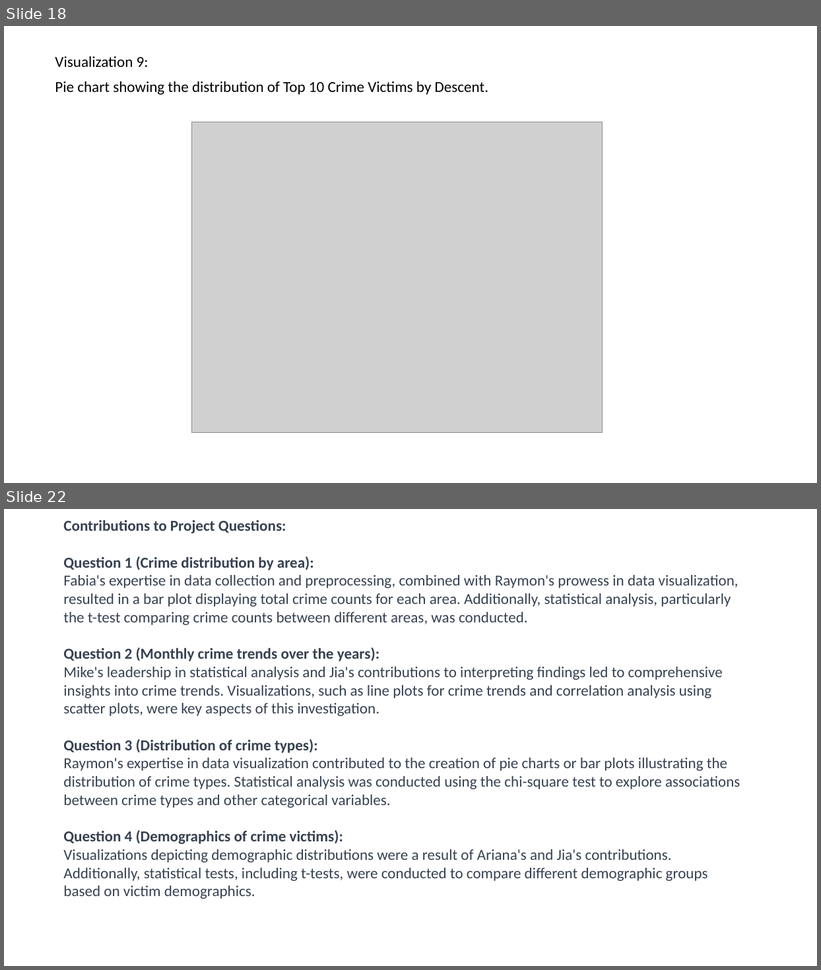
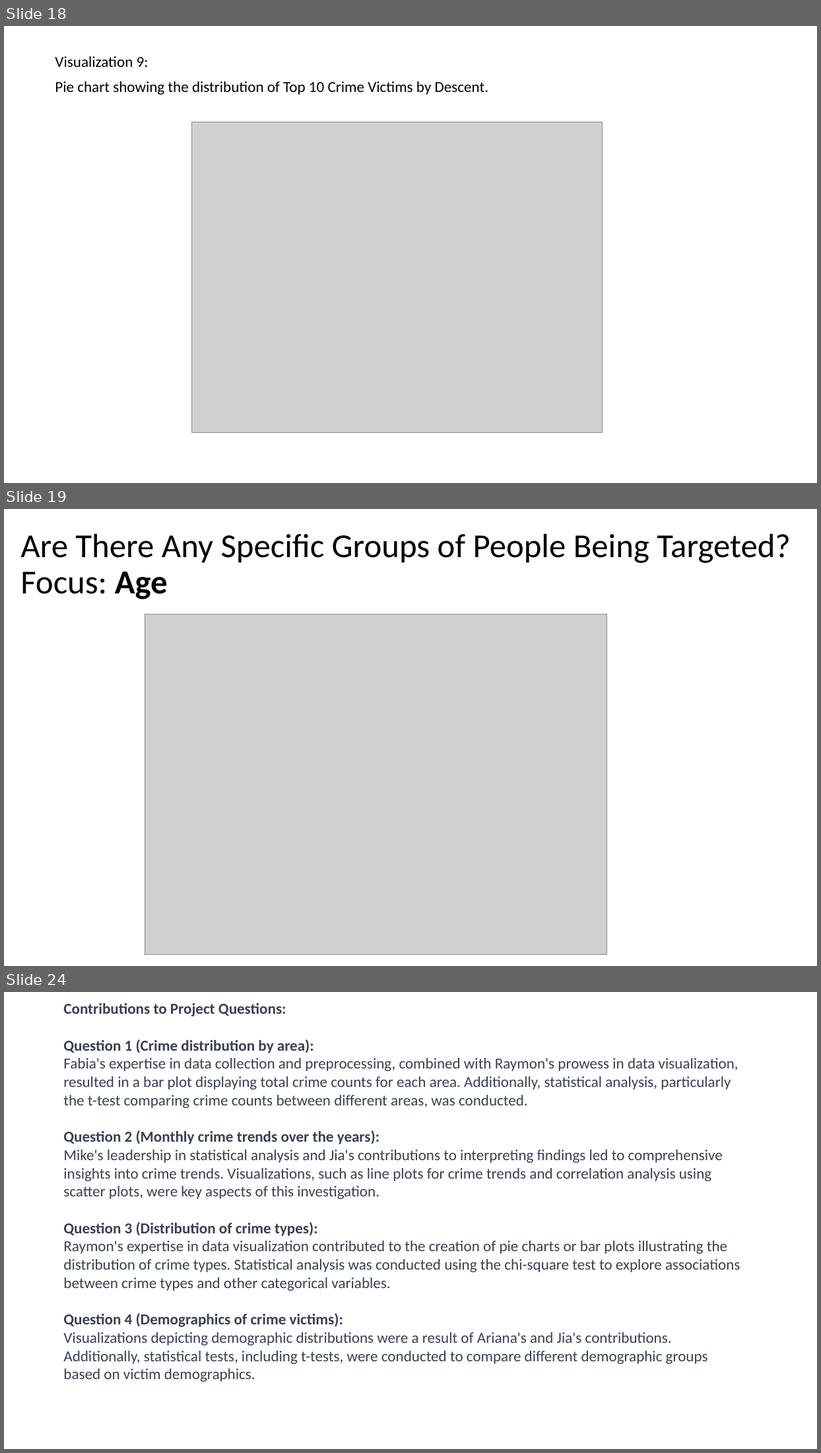
Before and after one commit to qazifabiahoq/Project_Crime_in_La_2020-Dec2023, a slide deck: Final Presentation.pptx. Shown one above the other, each under a label of ours: slides 18 and 22 before the commit, slides 18, 19 and 24 after it; the slides between them are not shown. The pictures are 821x970 and 821x1453 pixels, drawn with LibreOffice and Linux fonts; fonts in the diff are those of the drawing; grey boxes stand for pictures. Boxes give left, top, right and bottom in pixels: in the first picture for what was removed or moved away, otherwise in the second. Text is boxed around its words. In the diff, an @@ line names an element or a change of style, - is before the commit and + after.

```diff
--- a/Final Presentation.pptx
+++ b/Final Presentation.pptx
@@ slide 19 added at bbox=[4, 509, 817, 966], background #FFFFFF @@
@@ title added at bbox=[20, 533, 791, 599], 39.6 pt, text #000000 @@
+Are There Any Specific Groups of People Being Targeted?
+Focus: Age
@@ picture added at bbox=[145, 615, 608, 955] @@
@@ what was slide 22 is now slide 24 @@
```
Also in this commit, not shown: 4 other slides added, 3 slides removed.
